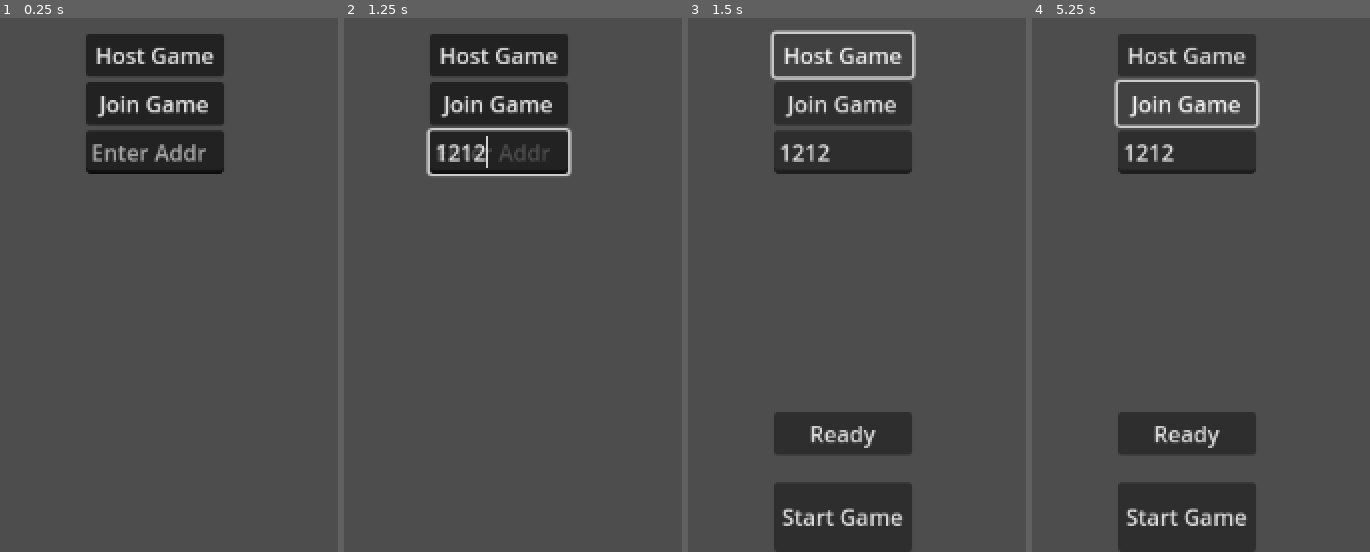
Above: before the commit, frames 1-4 (left to right).
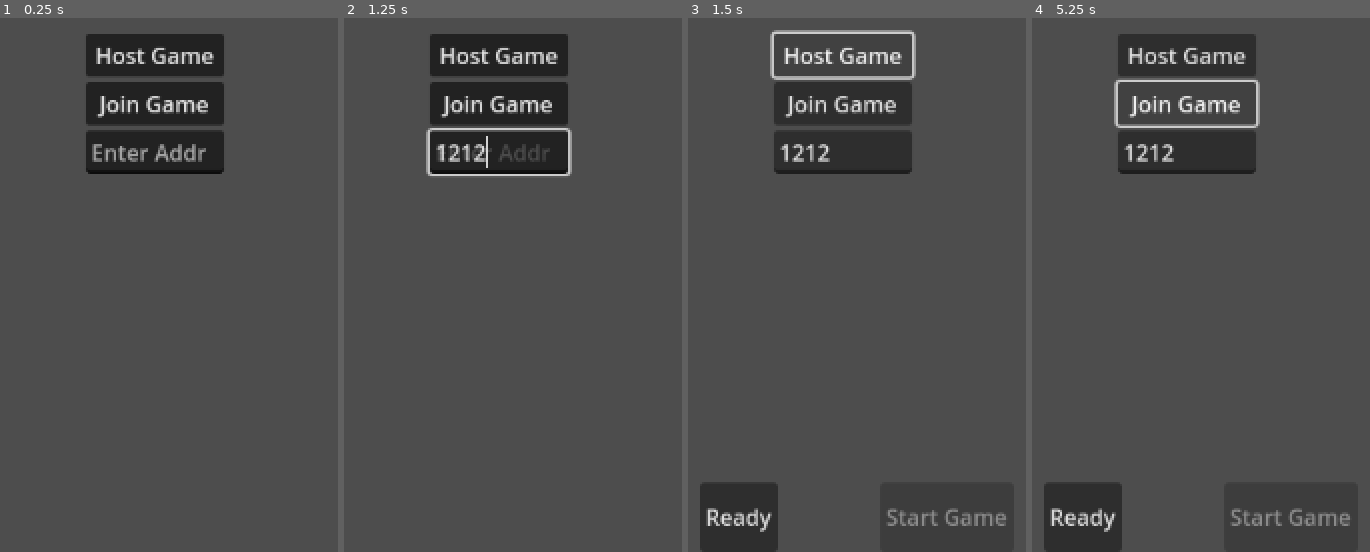
Above: after the commit, the same moments.

Repository: mygameworld9/pvp
Game: Godot game, scene res://scenes/main_menu.tscn
Same seed, same stepped clock (60 frames per second), same inputs: the game is played once before the commit and once after it.
Inputs (mouse positions are in pixels of both pictures, inside the frame that each line leads up to):
- Up to frame 1 (0.25 s): no input
- Up to frame 2 (1.25 s): click (499, 151) at 0.52 s; type "12" at 0.6 s; click (499, 151) at 0.75 s; type "12" at 0.83 s
- Up to frame 3 (1.5 s): click "Host Game" at 1.25 s
- Up to frame 4 (5.25 s): click "Ready" at 2 s; click "Ready" at 2.75 s; click (1187, 519) at 3.5 s, where only the run before the commit has a clickable "Start Game"; click (1187, 519) at 4.25 s, where only the run before the commit has a clickable "Start Game"; click "Join Game" at 5 s

Frames 1-2 are identical in both runs. In frame 3, 9.8% of the frame differs, in the area x 3-95%, y 73-100%; in frame 4, 9.8%.

Commit message:
feat: implement lobby ready state and host controls

Diff:
--- a/pvp/scenes/lobby.tscn
+++ b/pvp/scenes/lobby.tscn
@@ -32,13 +32,11 @@
 anchor_top = 1.0
 anchor_right = 0.5
 anchor_bottom = 1.0
-offset_left = -50.0
-offset_top = -100.0
-offset_right = 50.0
-offset_bottom = -70.0
+offset_left = -100.0
+offset_top = -50.0
+offset_right = -50.0
 grow_horizontal = 2
 grow_vertical = 0
-toggle_mode = true
 text = "Ready"
 
 [node name="StartButton" type="Button" parent="."]
@@ -48,10 +46,9 @@
 anchor_top = 1.0
 anchor_right = 0.5
 anchor_bottom = 1.0
-offset_left = -50.0
+offset_left = 50.0
 offset_top = -50.0
-offset_right = 50.0
+offset_right = 100.0
 grow_horizontal = 2
 grow_vertical = 0
-disabled = true
 text = "Start Game"
--- a/pvp/scripts/globals/lobby_manager.gd
+++ b/pvp/scripts/globals/lobby_manager.gd
@@ -16,28 +16,24 @@
 	players.erase(id)
 	emit_signal("player_list_changed")
 
-@rpc("authority", "call_local")
-func server_set_player_ready(player_id: int, is_ready: bool):
-	if players.has(player_id):
-		players[player_id].ready = is_ready
-		client_update_player_ready.rpc(player_id, is_ready)
-
-@rpc("any_peer")
-func client_update_player_ready(player_id: int, is_ready: bool):
-	if players.has(player_id):
-		players[player_id].ready = is_ready
-		emit_signal("player_list_changed")
-
 @rpc("any_peer", "call_local")
 func set_character(id: int, character_id: String):
 	if players.has(id):
 		players[id].character = character_id
 		emit_signal("player_list_changed")
 
+@rpc("any_peer", "call_local")
+func set_ready(id: int, is_ready: bool):
+	if players.has(id):
+		players[id].ready = is_ready
+		emit_signal("player_list_changed")
+
 func get_players():
 	return players
 
-func get_all_players_ready() -> bool:
+func are_all_players_ready() -> bool:
+	if players.is_empty():
+		return false
 	for id in players:
 		if not players[id].ready:
 			return false
--- a/pvp/scripts/ui/lobby.gd
+++ b/pvp/scripts/ui/lobby.gd
@@ -2,12 +2,8 @@
 
 func _ready():
 	LobbyManager.player_list_changed.connect(Callable(self, "redraw_player_list"))
+	$ReadyButton.pressed.connect(Callable(self, "_on_ready_pressed"))
 	$StartButton.pressed.connect(Callable(self, "_on_start_pressed"))
-	$ReadyButton.toggled.connect(Callable(self, "_on_ready_toggled"))
-
-	if not multiplayer.is_server():
-		$StartButton.hide()
-
 	redraw_player_list()
 
 func redraw_player_list():
@@ -22,12 +18,18 @@
 		$PlayerList.add_child(label)
 
 	if multiplayer.is_server():
-		$StartButton.disabled = not LobbyManager.get_all_players_ready()
+		$StartButton.visible = true
+		$StartButton.disabled = not LobbyManager.are_all_players_ready()
+	else:
+		$StartButton.visible = false
+
+func _on_ready_pressed():
+	var local_id = multiplayer.get_unique_id()
+	var players = LobbyManager.get_players()
+	if players.has(local_id):
+		var current_ready_status = players[local_id].ready
+		LobbyManager.set_ready.rpc(local_id, not current_ready_status)
 
 func _on_start_pressed():
-	# This should only be callable by the host.
-	UIManager.show_game()
-
-func _on_ready_toggled(button_pressed: bool):
-	var my_id = multiplayer.get_unique_id()
-	LobbyManager.server_set_player_ready.rpc_id(1, my_id, button_pressed)
+	if multiplayer.is_server() and LobbyManager.are_all_players_ready():
+		UIManager.show_game()
